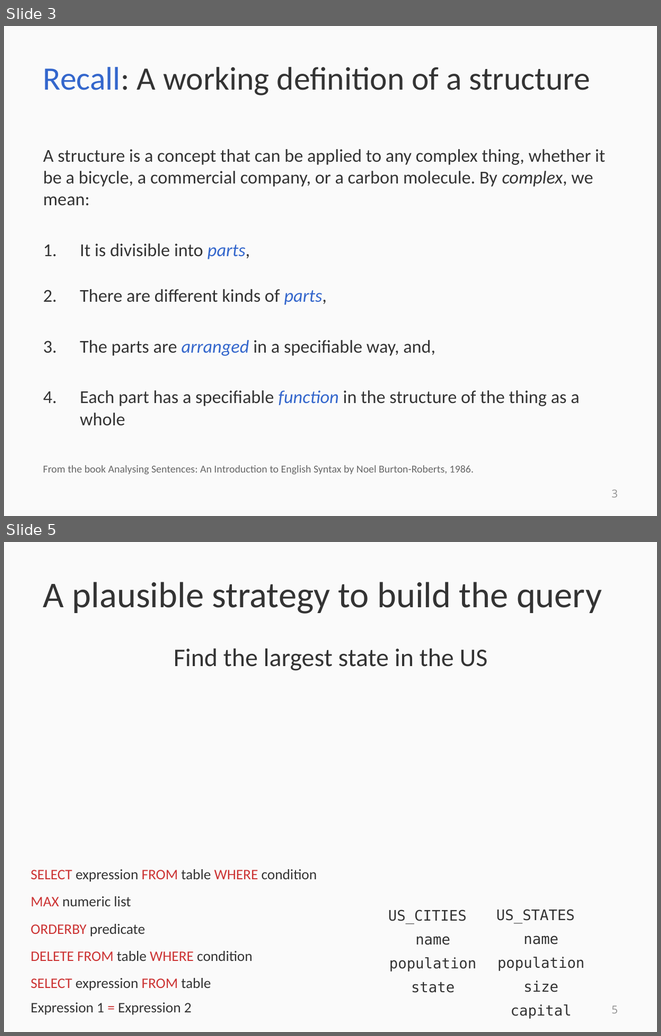
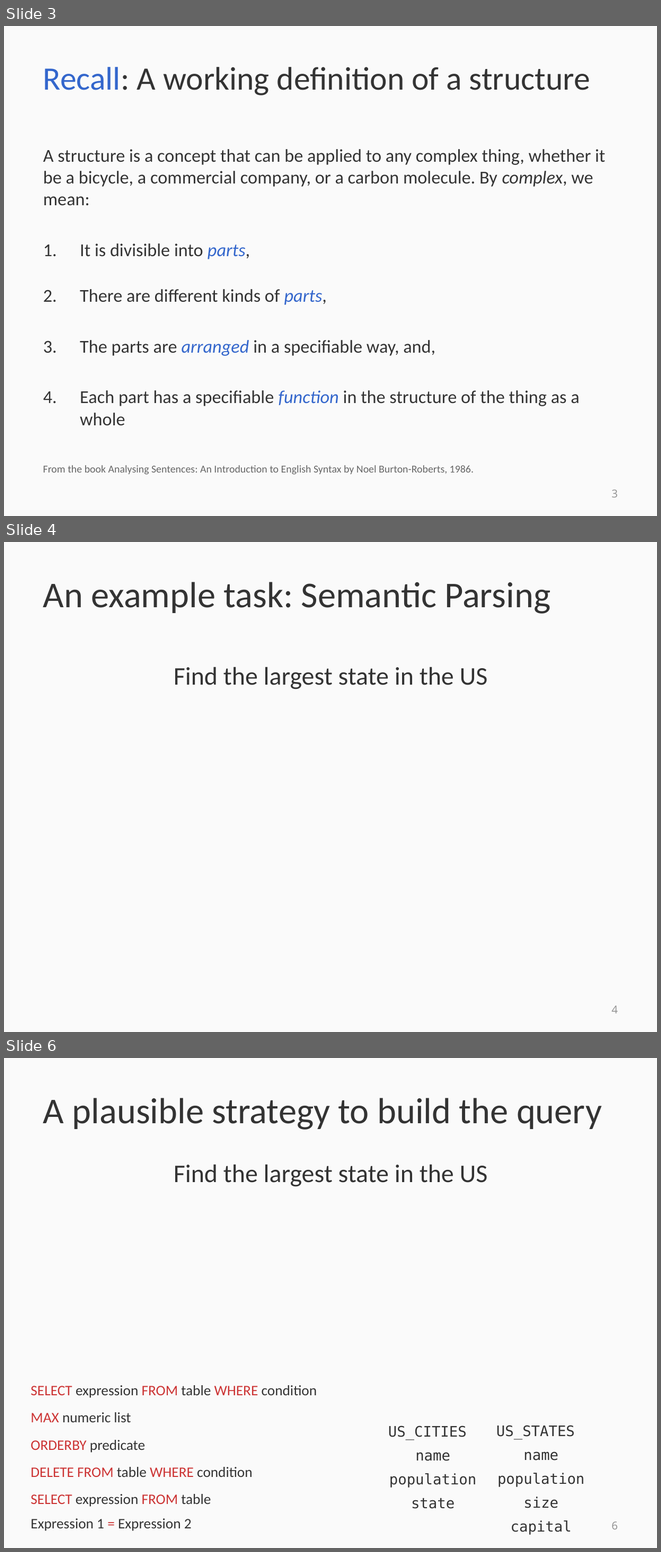
Before and after one commit to svivek/structured-prediction, a slide deck: slides/final/final.pptx. Shown one above the other, each under a label of ours: slides 3 and 5 before the commit, slides 3, 4 and 6 after it; the slides between them are not shown. The pictures are 661x1036 and 661x1552 pixels, drawn with LibreOffice and Linux fonts; fonts in the diff are those of the drawing. Boxes give left, top, right and bottom in pixels: in the first picture for what was removed or moved away, otherwise in the second. Text is boxed around its words. In the diff, an @@ line names an element or a change of style, - is before the commit and + after.

```diff
--- a/slides/final/final.pptx
+++ b/slides/final/final.pptx
@@ slide 4 added at [4,542,657,1032], background #FAFAFA @@
@@ title added at [43,582,550,614], 40 pt, text #333333 @@
+An example task: Semantic Parsing
@@ text added at [174,667,488,689], 28 pt, text #333333 @@
+Find the largest state in the US
@@ page number added at [611,1005,618,1013], 12 pt, text #909090 @@
+4
@@ what was slide 5 is now slide 6 @@
@@ page number at [611,1521,618,1529]: text changed @@
-5
+6
```
Also in this commit, not shown: 11 slides changed, 2 slides removed, 1 other file.
